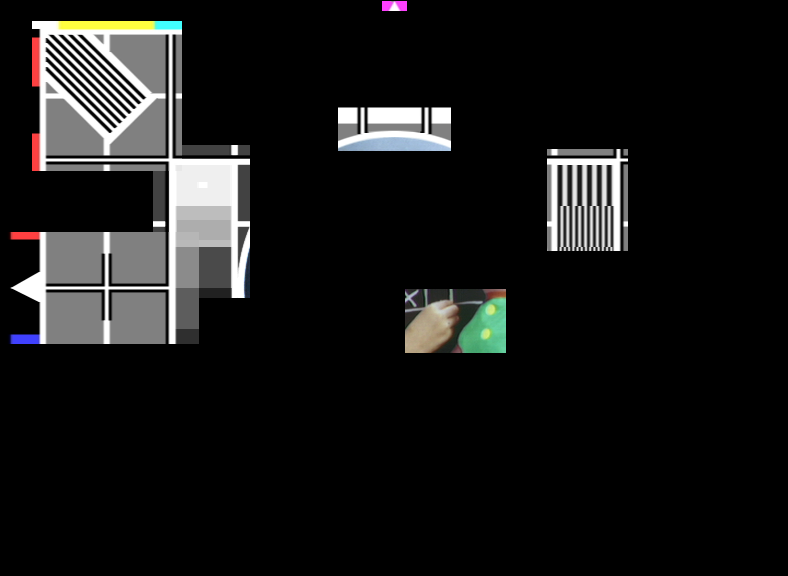
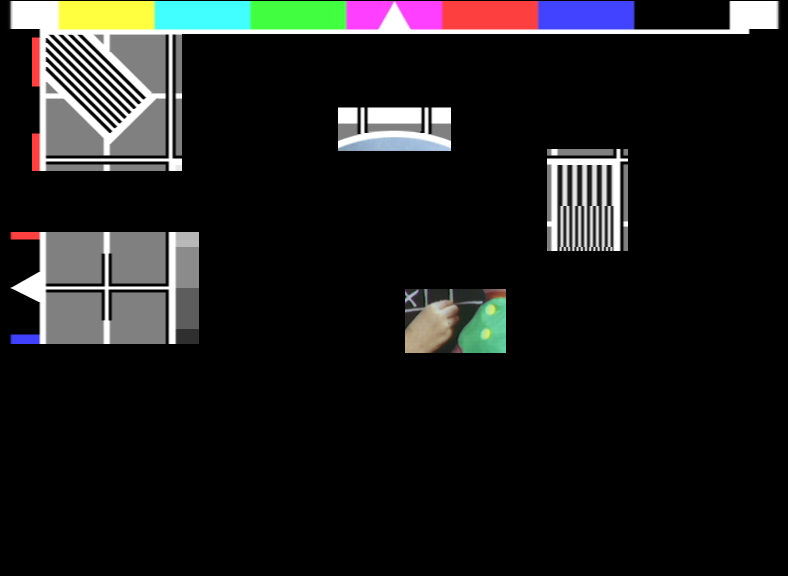
Layers edited between the first and the second 788 × 576 image:
hid "TCFdigital" over (7, 1, 628, 298)
added layer "TCFdigital copy" above "TCFdigital_greyscale" over (7, 1, 782, 298)
hid "TCFdigital_greyscale" over (153, 145, 250, 298)
